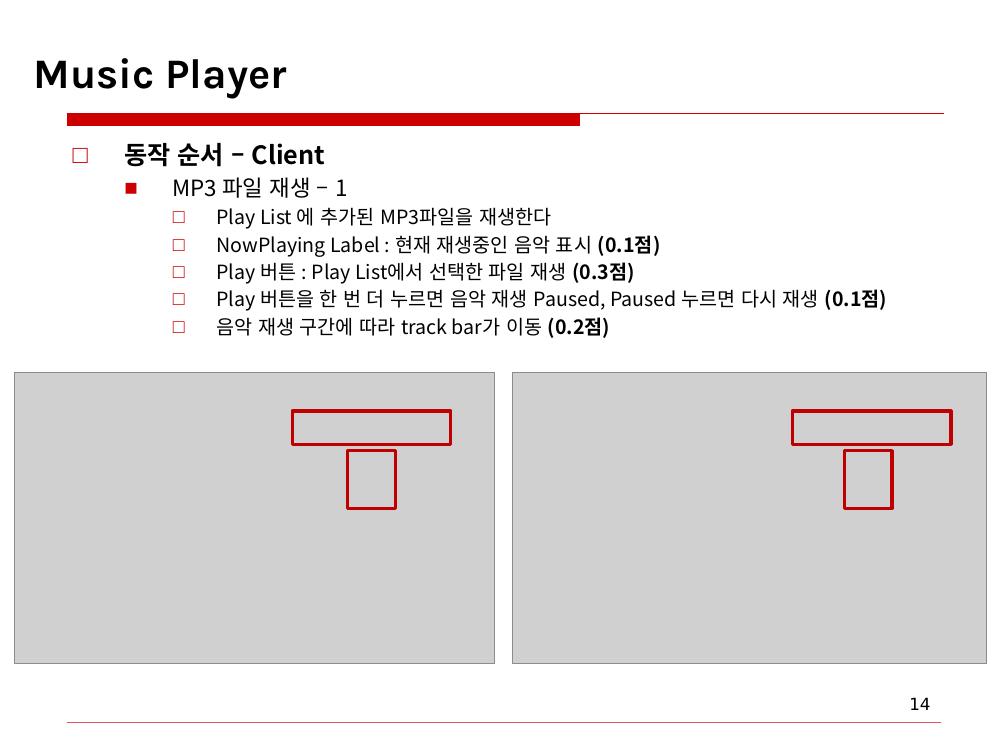
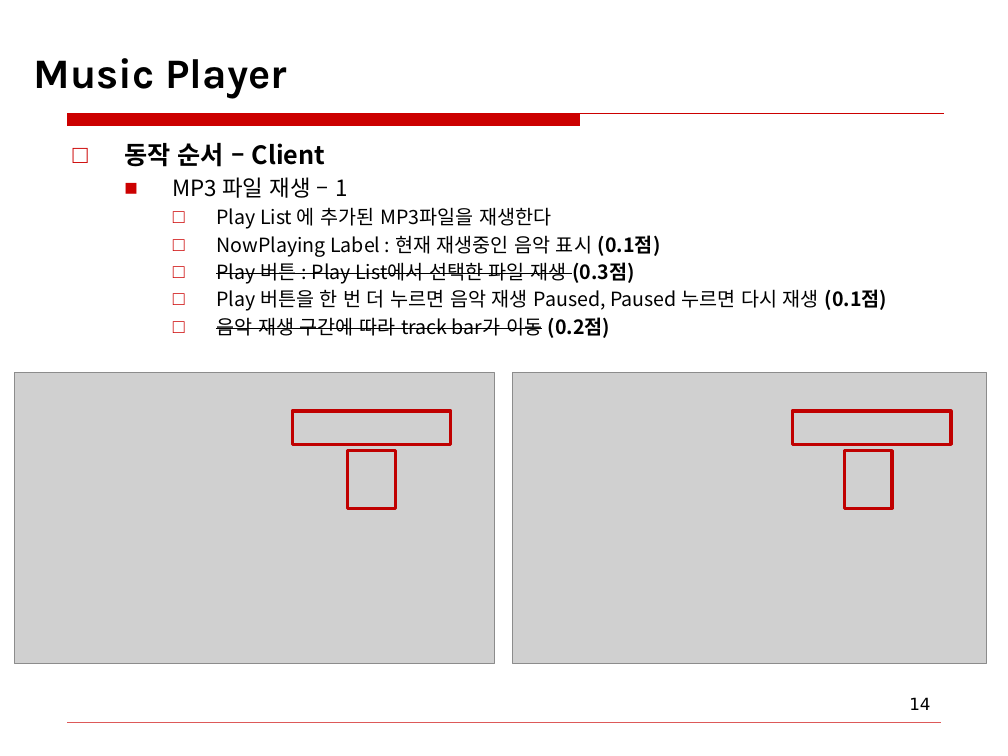
Before and after one commit to milkcat1994/Sosil3_Project2_MusicPlayer, a slide deck: slide 14 of homework2.pptx. Drawn at 1008x756 pixels with LibreOffice and Linux fonts; fonts in the diff are those of the drawing; grey boxes stand for pictures; background and template pictures are left out. Boxes give left, top, right and bottom in pixels: in the first picture for what was removed or moved away, otherwise in the second. Text is boxed around its words. In the diff, an @@ line names an element or a change of style, - is before the commit and + after.

Commit message:
success File Transfer and Play

```diff
--- a/homework2.pptx
+++ b/homework2.pptx
@@ text at [216,262,635,338]: strikethrough on in "Play 버튼 : Play List에서 선택한 파일 ...", "음악 재생 구간에 따라 track bar가 이동" @@
```
Also in this commit, not shown: 1 other slide changed, 12 other files.
